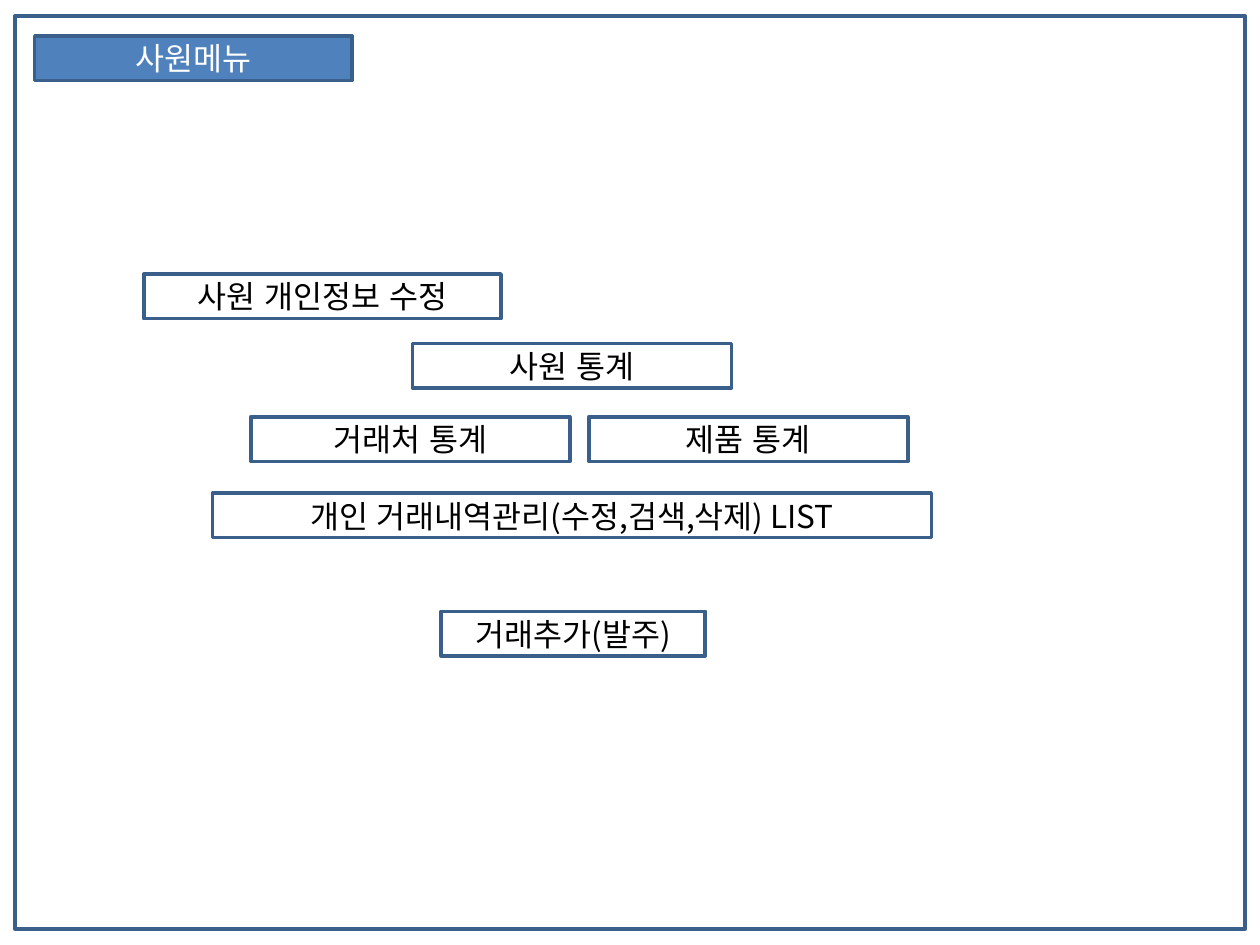
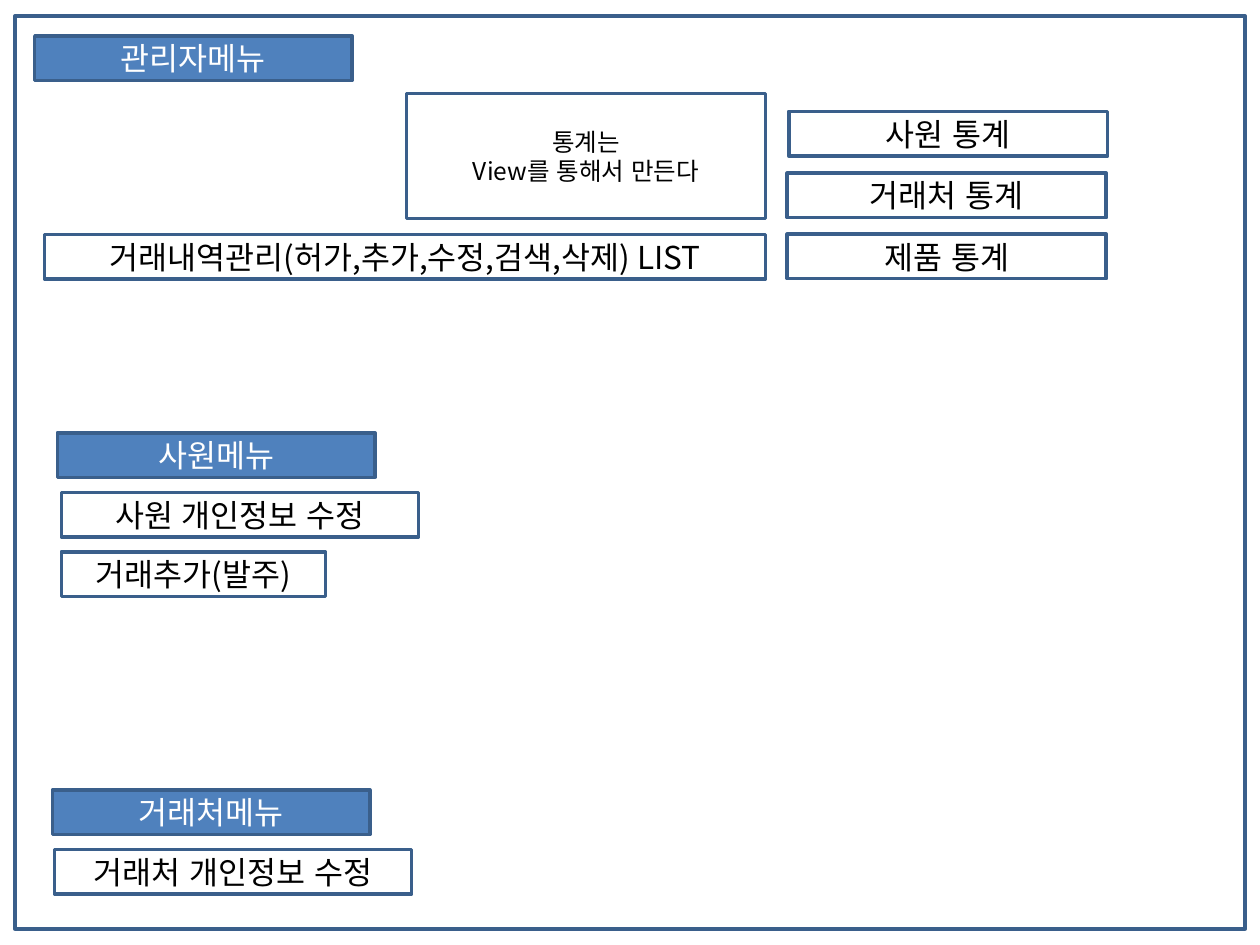
Before and after one commit to tandohak/SaleManagement, a slide deck: slide 10 of src/main/resources/exErd/세일즈.pptx (slide 8 before the commit). Drawn at 1260x945 pixels with LibreOffice and Linux fonts; fonts in the diff are those of the drawing. Boxes give left, top, right and bottom in pixels: in the first picture for what was removed or moved away, otherwise in the second. Text is boxed around its words. In the diff, an @@ line names an element or a change of style, - is before the commit and + after.

Commit message:
PPT및DB 수정

```diff
--- a/src/main/resources/exErd/세일즈.pptx
+++ b/src/main/resources/exErd/세일즈.pptx
@@ text in rectangle at <box>121,44,266,73</box>: text changed @@
-사원메뉴
+관리자메뉴
@@ rectangle added at <box>407,93,766,219</box>, outline #3A5F8C 2 pt, 14 pt, text #000000 @@
+통계는
+View를 통해서 만든다
@@ rectangle "사원 통계": place and size @@
-rectangle "사원 통계" at <box>412,344,731,388</box>
+rectangle "사원 통계" at <box>789,111,1108,155</box>
@@ rectangle "거래처 통계": place and size @@
-rectangle "거래처 통계" at <box>251,417,570,461</box>
+rectangle "거래처 통계" at <box>788,173,1106,217</box>
@@ rectangle "거래내역관리(허가,추가,수정,검색,삭제) LIST": place and size @@
-rectangle "거래내역관리(허가,추가,수정,검색,삭제) LIST" at <box>213,493,931,537</box>
+rectangle "거래내역관리(허가,추가,수정,검색,삭제) LIST" at <box>44,234,765,278</box>
@@ rectangle "제품 통계": place and size @@
-rectangle "제품 통계" at <box>588,417,907,461</box>
+rectangle "제품 통계" at <box>788,234,1106,278</box>
@@ text in rectangle at <box>110,243,700,278</box>: text changed @@
-개인 거래내역관리(수정,검색,삭제) LIST
+거래내역관리(허가,추가,수정,검색,삭제) LIST
@@ rectangle added at <box>58,433,375,478</box>, fill #4F81BD, outline #3A5F8C 2 pt, 18 pt, text #FFFFFF @@
+사원메뉴
@@ rectangle "사원 개인정보 수정": place and size @@
-rectangle "사원 개인정보 수정" at <box>144,275,500,319</box>
+rectangle "사원 개인정보 수정" at <box>62,493,418,537</box>
@@ rectangle "거래추가(발주)": place and size @@
-rectangle "거래추가(발주)" at <box>441,611,706,655</box>
+rectangle "거래추가(발주)" at <box>62,552,326,596</box>
@@ rectangle added at <box>53,790,370,834</box>, fill #4F81BD, outline #3A5F8C 2 pt, 18 pt, text #FFFFFF @@
+거래처메뉴
@@ rectangle added at <box>54,849,411,893</box>, outline #3A5F8C 2 pt, 18 pt, text #000000 @@
+거래처 개인정보 수정
```
Also in this commit, not shown: 4 other slides changed, 5 slides added, 4 slides removed, 1 other file.
